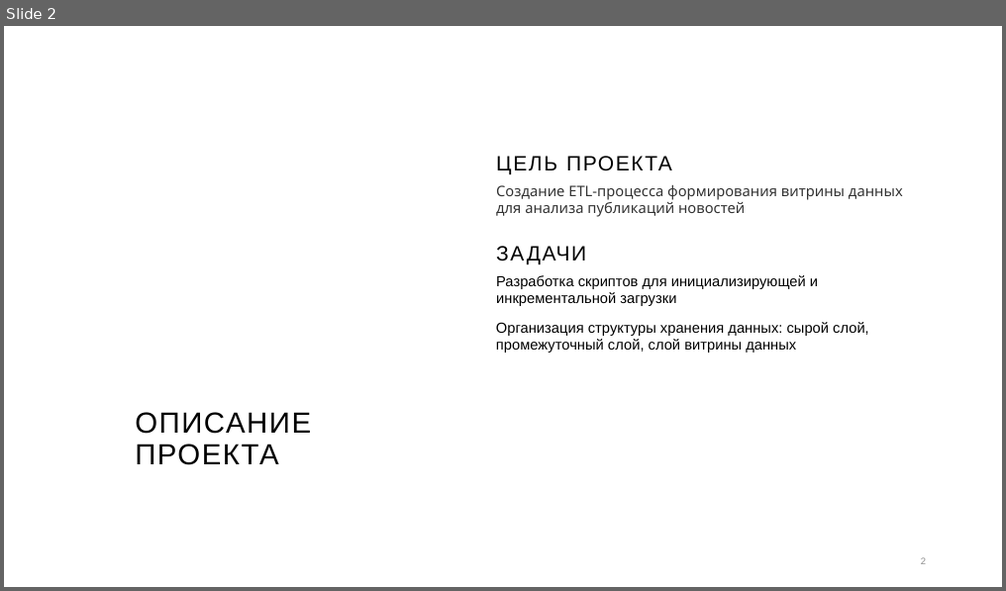
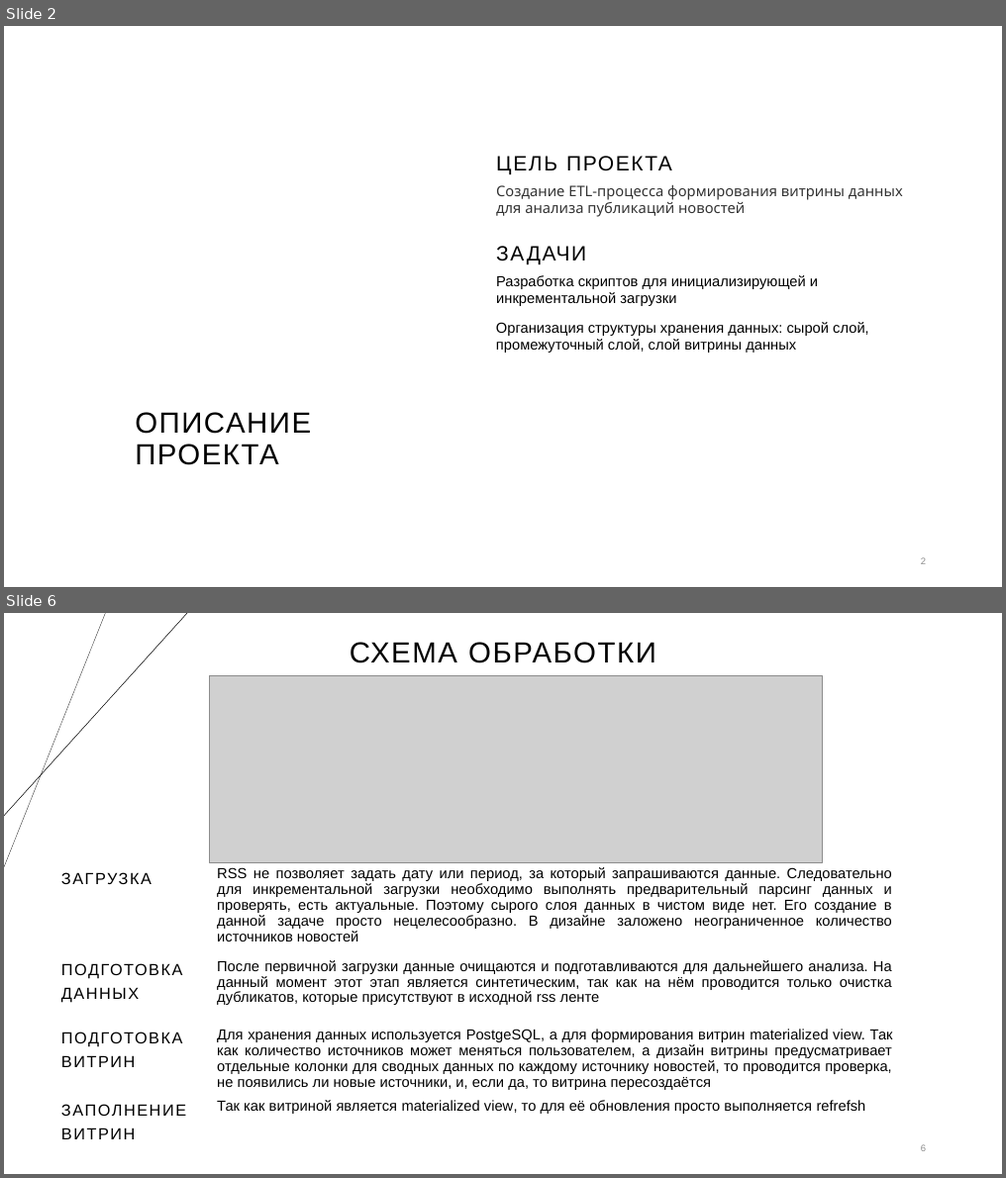
Before and after one commit to alexkurov/DE_Final_01, a slide deck: Анализ публикуемых новостей.pptx. Shown one above the other, each under a label of ours: slide 2 before the commit, slides 2 and 6 after it; the slides between them are not shown. The pictures are 1006x591 and 1006x1178 pixels, drawn with LibreOffice and Linux fonts; fonts in the diff are those of the drawing; grey boxes stand for pictures; background and template pictures are left out. Boxes give left, top, right and bottom in pixels: in the first picture for what was removed or moved away, otherwise in the second. Text is boxed around its words. In the diff, an @@ line names an element or a change of style, - is before the commit and + after.

```diff
--- a/Анализ публикуемых новостей.pptx
+++ b/Анализ публикуемых новостей.pptx
@@ slide 6 added at box(4, 613, 1002, 1174), background #FFFFFF @@
@@ line added from (105, 613) to (4, 867), #000000 0.25 pt @@
@@ line added from (187, 613) to (4, 816), #000000 0.5 pt @@
@@ title added at box(350, 642, 656, 663), 28 pt, text #000000 @@
+СХЕМА ОБРАБОТКИ
@@ picture added at box(210, 675, 823, 863) @@
@@ text added at box(61, 872, 152, 884), 15.5 pt, text #000000 @@
+ЗАГРУЗКА
@@ text added at box(217, 867, 892, 929), 14 pt, text #000000 @@
+RSS не позволяет задать дату или период, за который запрашиваются данные. Следовательно для инкрементальной загрузки необходимо выполнять предварительный парсинг данных и проверять, есть актуальные. Поэтому сырого слоя данных в чистом виде нет. Его создание в данной задаче просто нецелесообразно. В дизайне заложено неограниченное количество источников новостей
@@ text added at box(61, 963, 183, 1003), 15.5 pt, text #000000 @@
+ПОДГОТОВКА
+ДАННЫХ
@@ text added at box(217, 960, 892, 1005), 14 pt, text #000000 @@
+После первичной загрузки данные очищаются и подготавливаются для дальнейшего анализа. На данный момент этот этап является синтетическим, так как на нём проводится только очистка дубликатов, которые присутствуют в исходной rss ленте
@@ text added at box(61, 1032, 183, 1067), 15.5 pt, text #000000 @@
+ПОДГОТОВКА
+ВИТРИН
@@ text added at box(217, 1029, 893, 1090), 14 pt, text #000000 @@
+Для хранения данных используется PostgeSQL, а для формирования витрин materialized view. Так как количество источников может меняться пользователем, а дизайн витрины предусматривает отдельные колонки для сводных данных по каждому источнику новостей, то проводится проверка, не появились ли новые источники, и, если да, то витрина пересоздаётся
@@ text added at box(61, 1104, 186, 1140), 15.5 pt, text #000000 @@
+ЗАПОЛНЕНИЕ
+ВИТРИН
@@ text added at box(217, 1100, 866, 1114), 14 pt, text #000000 @@
+Так как витриной является materialized view, то для её обновления просто выполняется refrefsh
@@ page number added at box(921, 1145, 926, 1152), 9 pt, text #8C8C8C @@
+6
```
Also in this commit, not shown: 3 slides changed, 2 other slides added, 2 slides removed, 10 other files.
